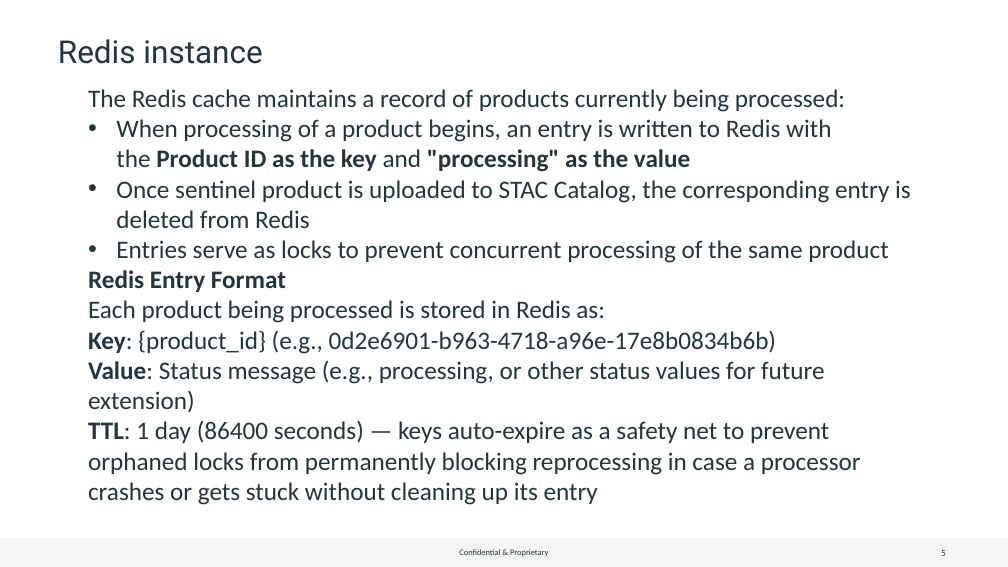
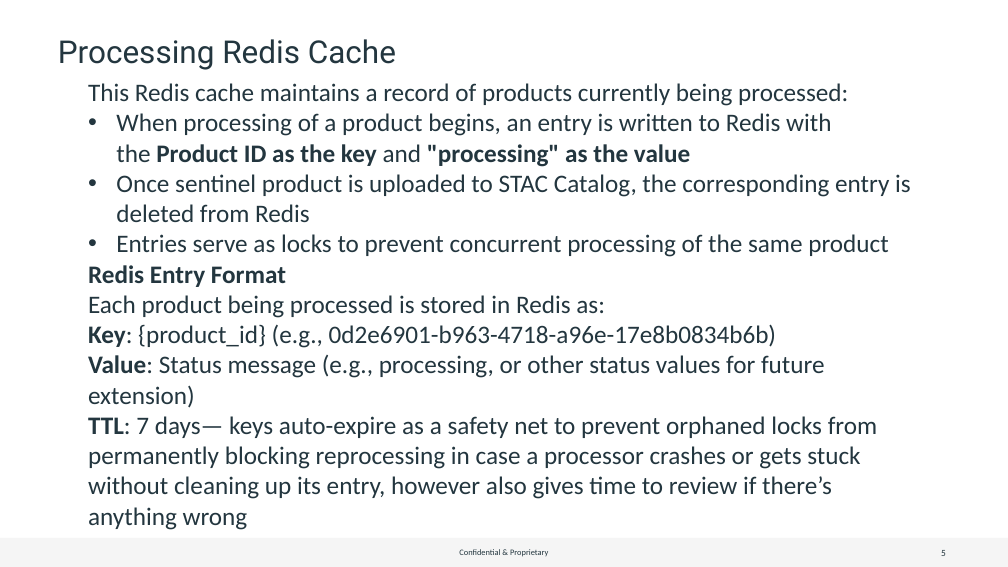
Before and after one commit to joaosilveiraxoople/platform-dataai-modification-poc, a slide deck: slide 5 of Sentinel Modified Strategy.pptm. Drawn at 1008x567 pixels with LibreOffice and Linux fonts; fonts in the diff are those of the drawing; background and template pictures are left out. Boxes give left, top, right and bottom in pixels: in the first picture for what was removed or moved away, otherwise in the second. Text is boxed around its words. In the diff, an @@ line names an element or a change of style, - is before the commit and + after.

Commit message:
Replacing Postgres with Redis

```diff
--- a/Sentinel Modified Strategy.pptm
+++ b/Sentinel Modified Strategy.pptm
@@ title at box(58, 39, 396, 70): text changed @@
-Redis instance
+Processing Redis Cache
@@ text at box(88, 83, 848, 106): text changed @@
-The Redis cache maintains a record of products currently being processed:
+This Redis cache maintains a record of products currently being processed:
@@ text at box(88, 416, 877, 530): text changed @@
-TTL: 1 day (86400 seconds) — keys auto-expire as a safety net to prevent orphaned locks from permanently blocking reprocessing in case a processor crashes or gets stuck without cleaning up its entry
+TTL: 7 days— keys auto-expire as a safety net to prevent orphaned locks from permanently blocking reprocessing in case a processor crashes or gets stuck without cleaning up its entry, however also gives time to review if there’s anything wrong
```
Also in this commit, not shown: 1 other slide changed, 2 slides added, 2 slides removed, 9 other files.
